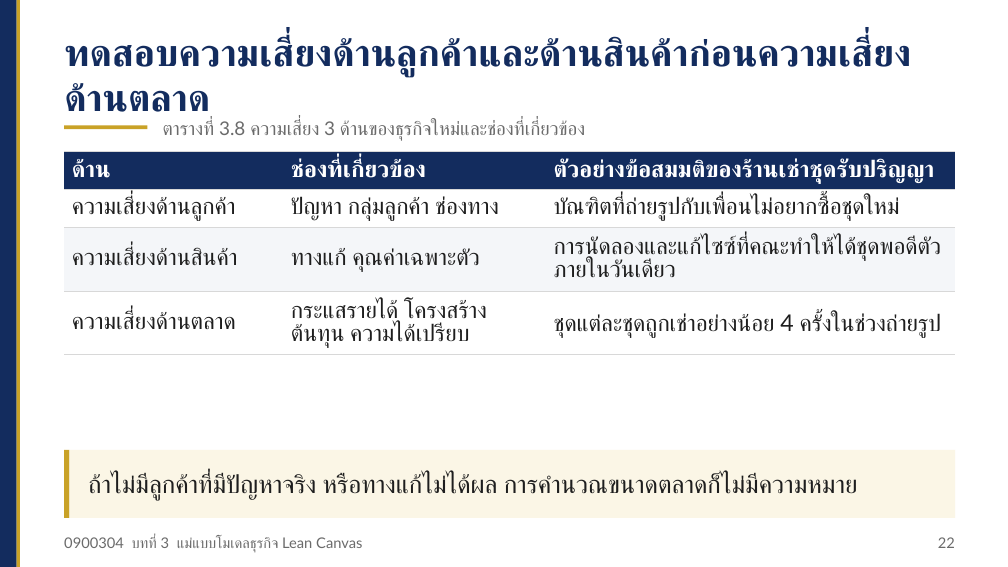
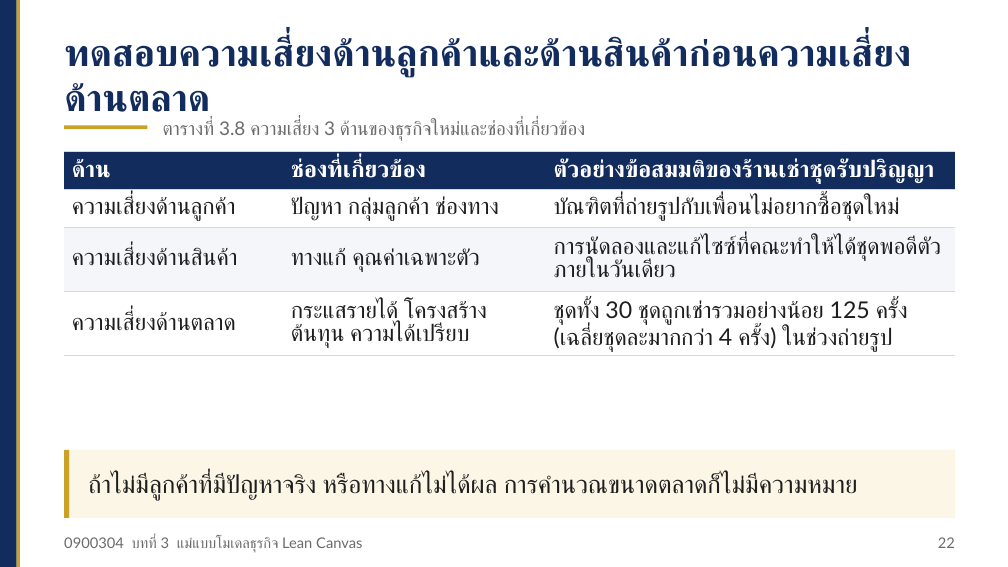
Before and after one commit to Aj-Warawut/academic-web-teaching, a slide deck: slide 22 of nv/files/nv_0900304_บทที่03_สไลด์.pptx. Drawn at 1008x567 pixels with LibreOffice and Linux fonts; fonts in the diff are those of the drawing. Boxes give left, top, right and bottom in pixels: in the first picture for what was removed or moved away, otherwise in the second. Text is boxed around its words. In the diff, an @@ line names an element or a change of style, - is before the commit and + after.

```diff
--- a/nv/files/nv_0900304_บทที่03_สไลด์.pptx
+++ b/nv/files/nv_0900304_บทที่03_สไลด์.pptx
@@ table at [64, 151, 956, 356] @@
-row 4, column 3: ชุดแต่ละชุดถูกเช่าอย่างน้อย 4 ครั้งในช่วงถ่ายรูป
+row 4, column 3: ชุดทั้ง 30 ชุดถูกเช่ารวมอย่างน้อย 125 ครั้ง (เฉลี่ยชุดละมากกว่า 4 ครั้ง) ในช่วงถ่ายรูป
```
Also in this commit, not shown: 1 other slide changed, 22 other files.
